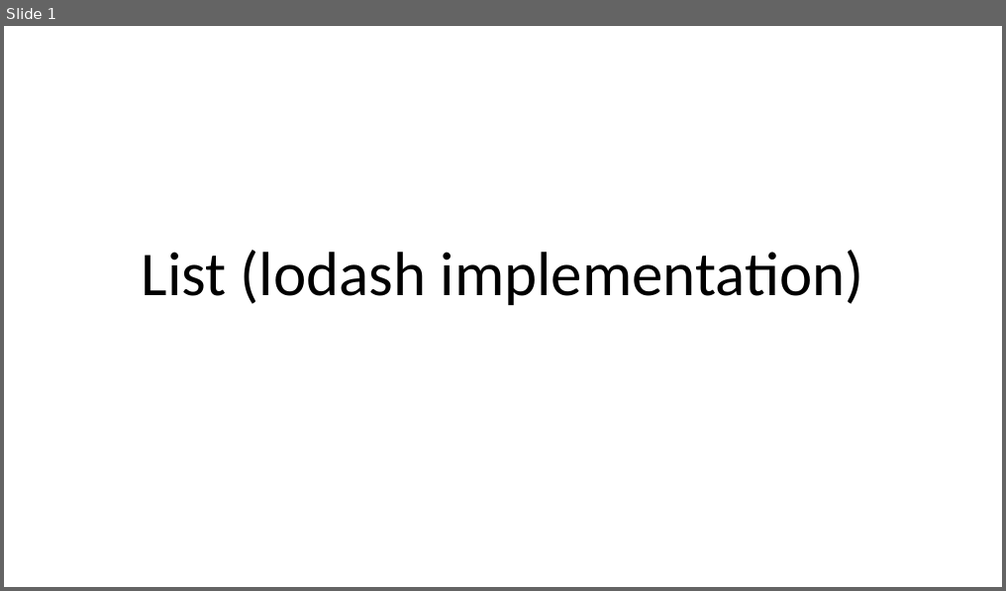
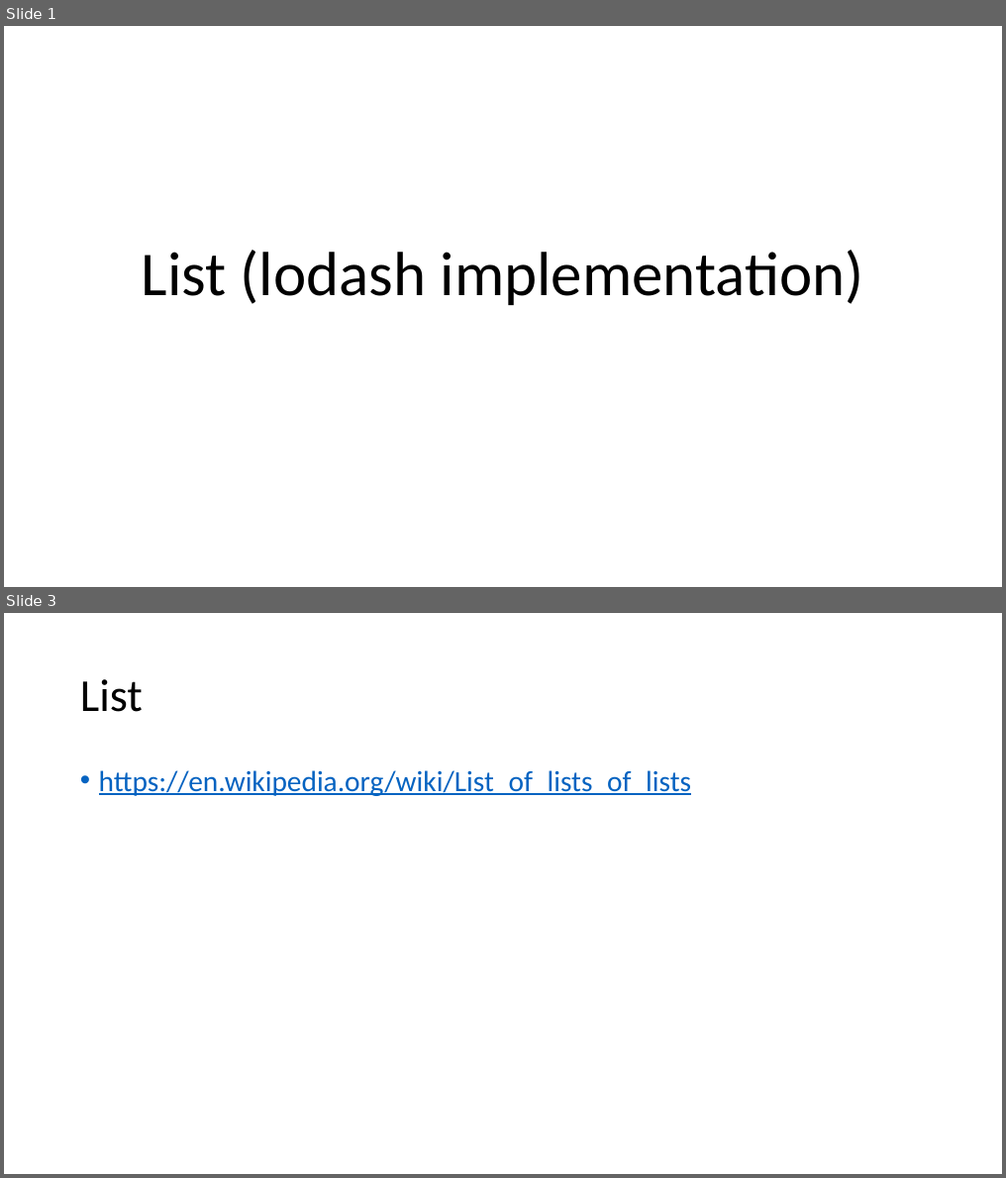
Before and after one commit to morotsman/lecture_functional_programming, a slide deck: lodash/List.pptx. Shown one above the other, each under a label of ours: slide 1 before the commit, slides 1 and 3 after it; the slides between them are not shown. The pictures are 1006x591 and 1006x1178 pixels, drawn with LibreOffice and Linux fonts; fonts in the diff are those of the drawing. Boxes give left, top, right and bottom in pixels: in the first picture for what was removed or moved away, otherwise in the second. Text is boxed around its words. In the diff, an @@ line names an element or a change of style, - is before the commit and + after.

Commit message:
lists

```diff
--- a/lodash/List.pptx
+++ b/lodash/List.pptx
@@ slide 3 added at [4,613,1002,1174], background #FFFFFF @@
@@ title added at [80,679,143,712], 44 pt, text #000000 @@
+List
@@ text added at [99,770,691,796], 28 pt, text #0563C1, underline @@
+• https://en.wikipedia.org/wiki/List_of_lists_of_lists
```
Also in this commit, not shown: 1 other slide added, 1 other file.
